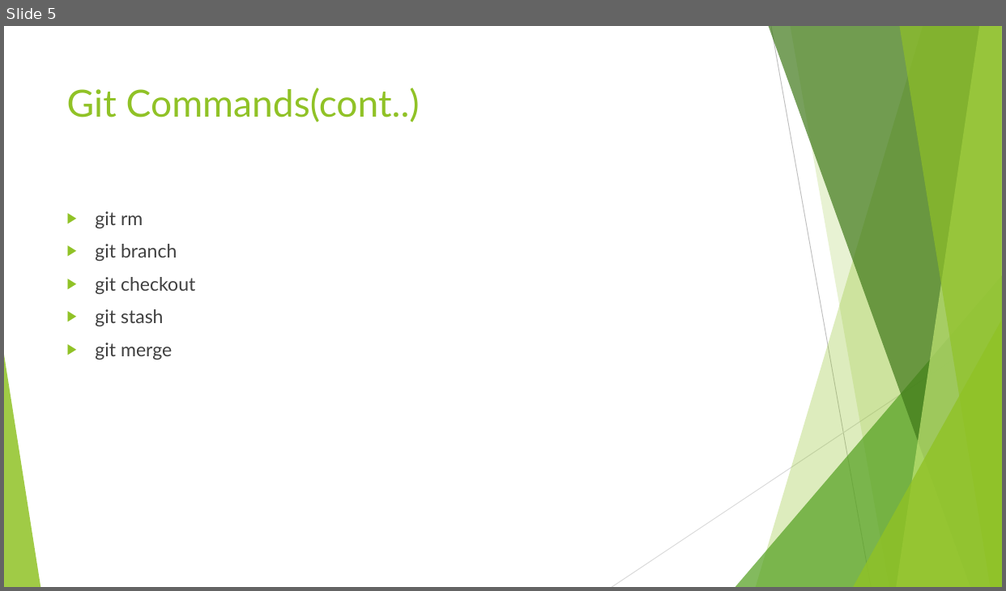
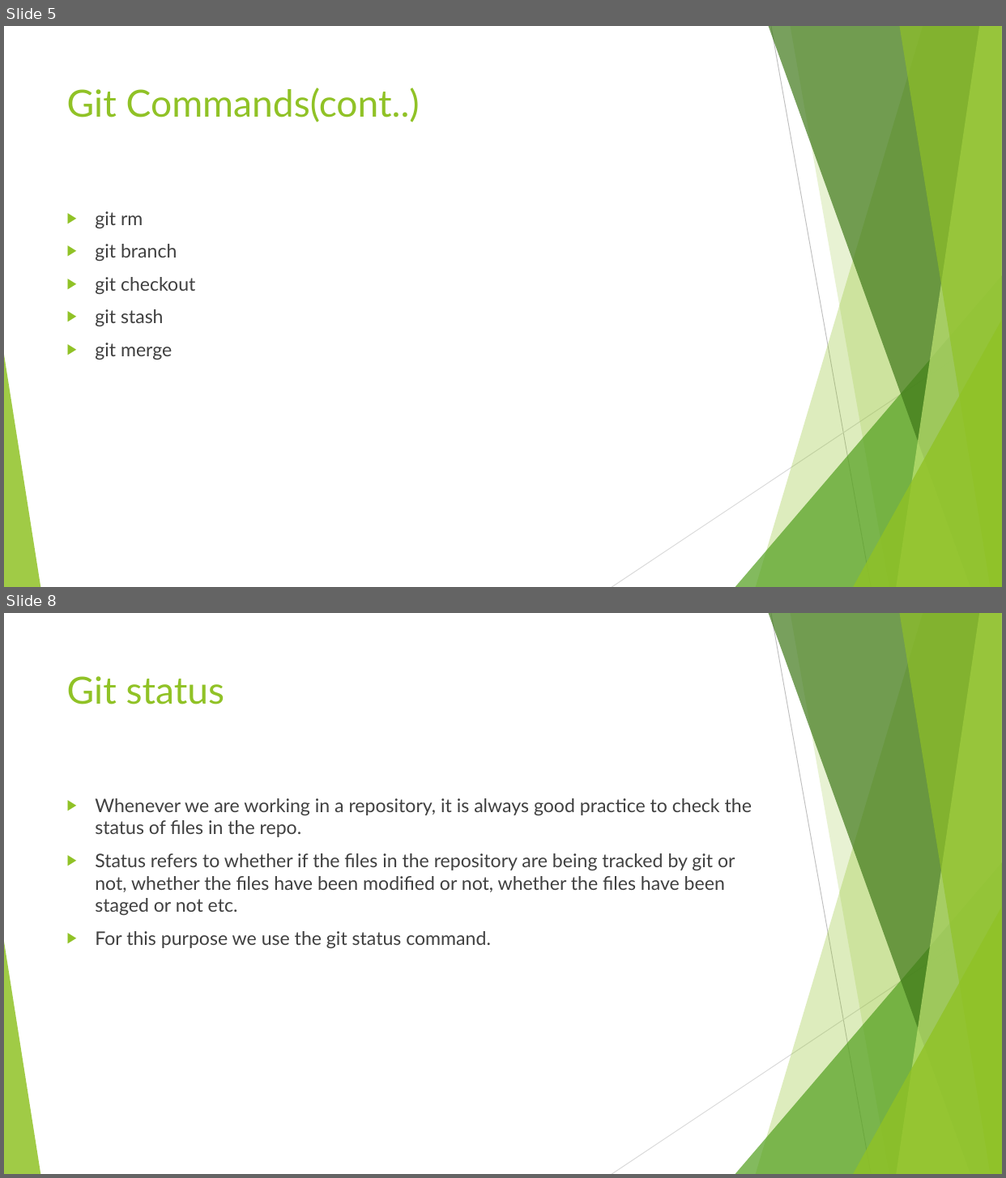
Before and after one commit to Gautam0401/My-Repo, a slide deck: GIT.pptx. Shown one above the other, each under a label of ours: slide 5 before the commit, slides 5 and 8 after it; the slides between them are not shown. The pictures are 1006x591 and 1006x1178 pixels, drawn with LibreOffice and Linux fonts; fonts in the diff are those of the drawing. Boxes give left, top, right and bottom in pixels: in the first picture for what was removed or moved away, otherwise in the second. Text is boxed around its words. In the diff, an @@ line names an element or a change of style, - is before the commit and + after.

```diff
--- a/GIT.pptx
+++ b/GIT.pptx
@@ slide 8 added at box(4, 613, 1002, 1174), background #FFFFFF; not listed: 10 template elements that a slide beside it also shows @@
@@ title added at box(67, 676, 225, 705), 36 pt, text #90C226 @@
+Git status
@@ text added at box(95, 798, 752, 948), 18 pt, text #404040 @@
+▶ Whenever we are working in a repository, it is always good practice to check the status of files in the repo.
+▶ Status refers to whether if the files in the repository are being tracked by git or not, whether the files have been modified or not, whether the files have been staged or not etc.
+▶ For this purpose we use the git status command.
```
Also in this commit, not shown: 1 slide changed, 4 other slides added, 2 slides removed.
